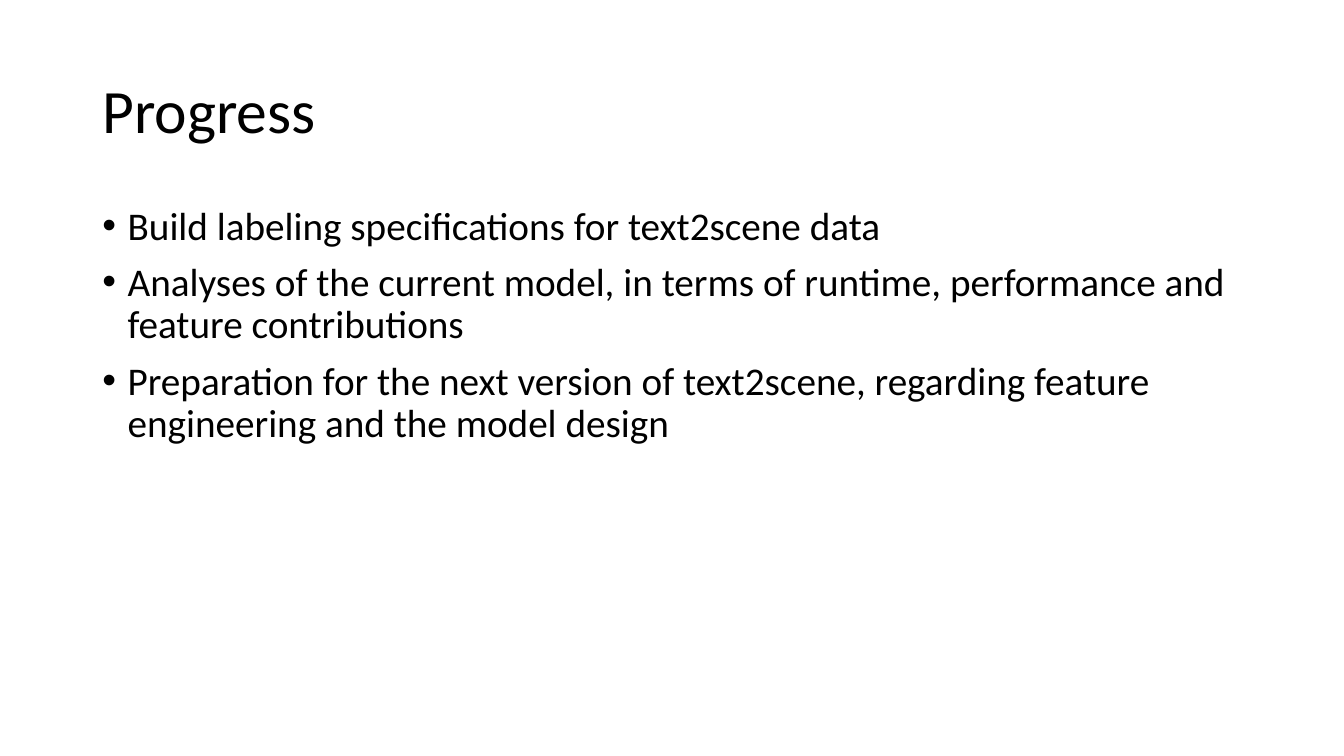
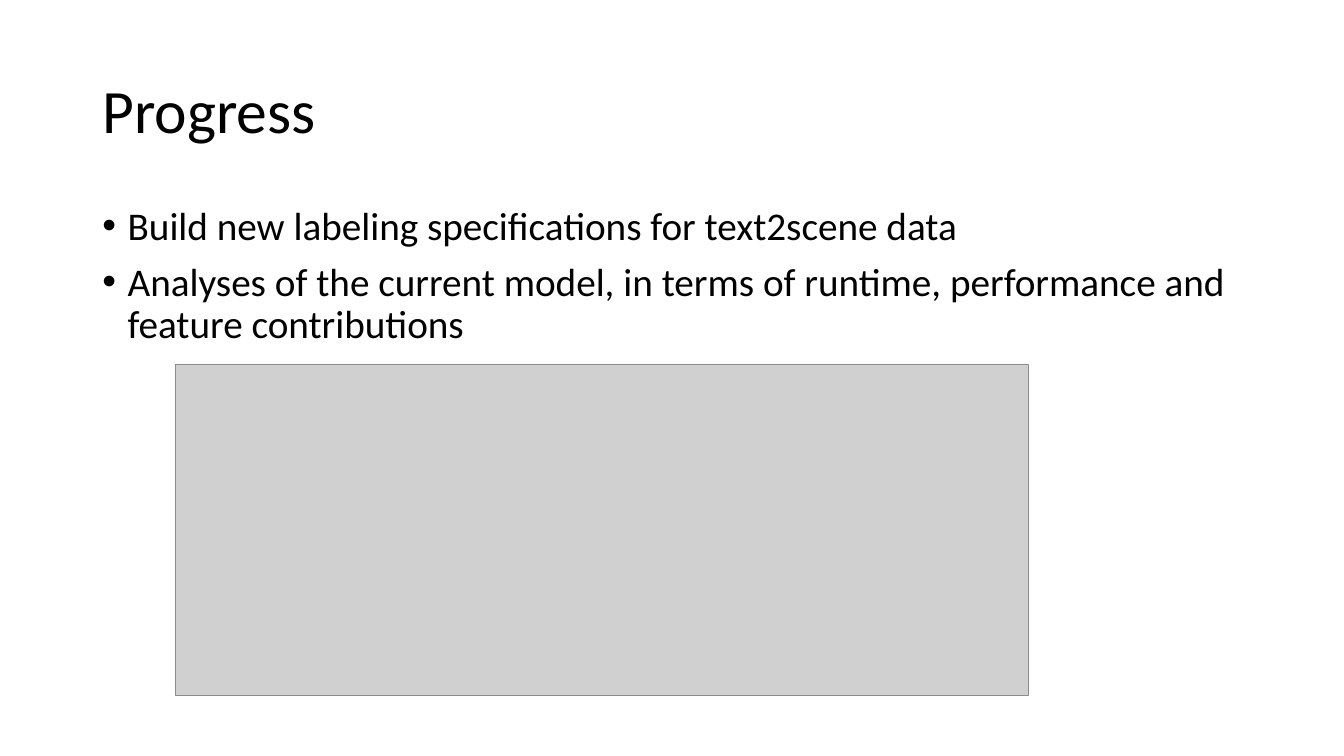
Before and after one commit to shwinshaker/Text2Scene, a slide deck: slide 2 of docs/report/weeklyReport.pptx. Drawn at 1344x756 pixels with LibreOffice and Linux fonts; fonts in the diff are those of the drawing; grey boxes stand for pictures. Boxes give left, top, right and bottom in pixels: in the first picture for what was removed or moved away, otherwise in the second. Text is boxed around its words. In the diff, an @@ line names an element or a change of style, - is before the commit and + after.

```diff
--- a/docs/report/weeklyReport.pptx
+++ b/docs/report/weeklyReport.pptx
@@ text at (x1=128, y1=212, x2=956, y2=247): text changed @@
-• Build labeling specifications for text2scene data
+• Build new labeling specifications for text2scene data
@@ text at (x1=128, y1=367, x2=1149, y2=444): paragraph removed @@
-• Preparation for the next version of text2scene, regarding feature engineering and the model design
@@ picture added at (x1=176, y1=365, x2=1029, y2=696) @@
```
Also in this commit, not shown: 2 slides added, 49 other files.
